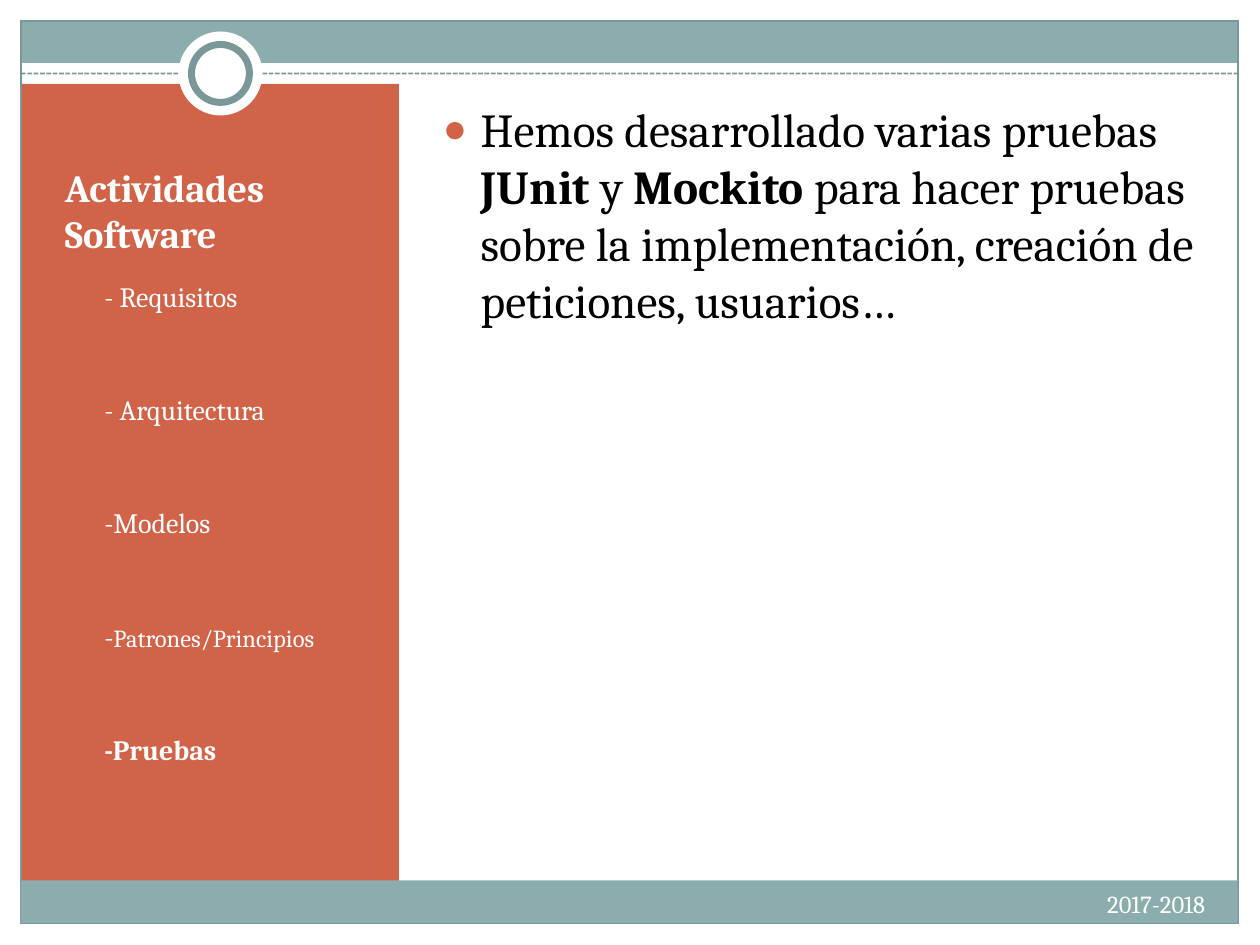
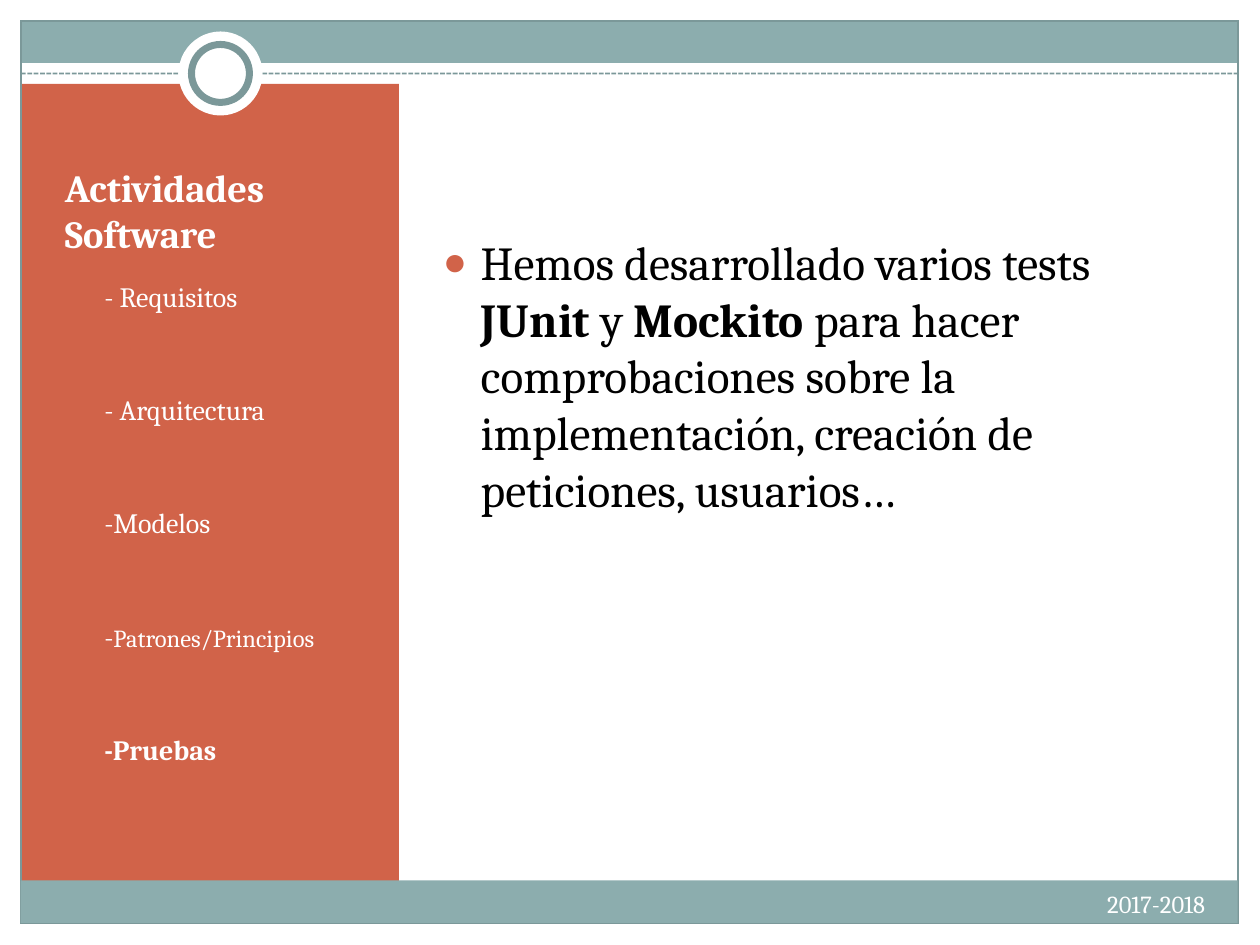
Before and after one commit to albertoaguileram/dsd, a slide deck: slide 15 of IntroIngSoft.PresentacionesFinales.pptx. Drawn at 1260x945 pixels with LibreOffice and Linux fonts; fonts in the diff are those of the drawing. Boxes give left, top, right and bottom in pixels: in the first picture for what was removed or moved away, otherwise in the second. Text is boxed around its words. In the diff, an @@ line names an element or a change of style, - is before the commit and + after.

```diff
--- a/IntroIngSoft.PresentacionesFinales.pptx
+++ b/IntroIngSoft.PresentacionesFinales.pptx
@@ text at bbox=[481, 247, 1090, 517]: text changed @@
-● Hemos desarrollado varias pruebas JUnit y Mockito para hacer pruebas sobre la implementación, creación de peticiones, usuarios…
+● Hemos desarrollado varios tests JUnit y Mockito para hacer comprobaciones sobre la implementación, creación de peticiones, usuarios…
```
Also in this commit, not shown: 17 other slides changed.
